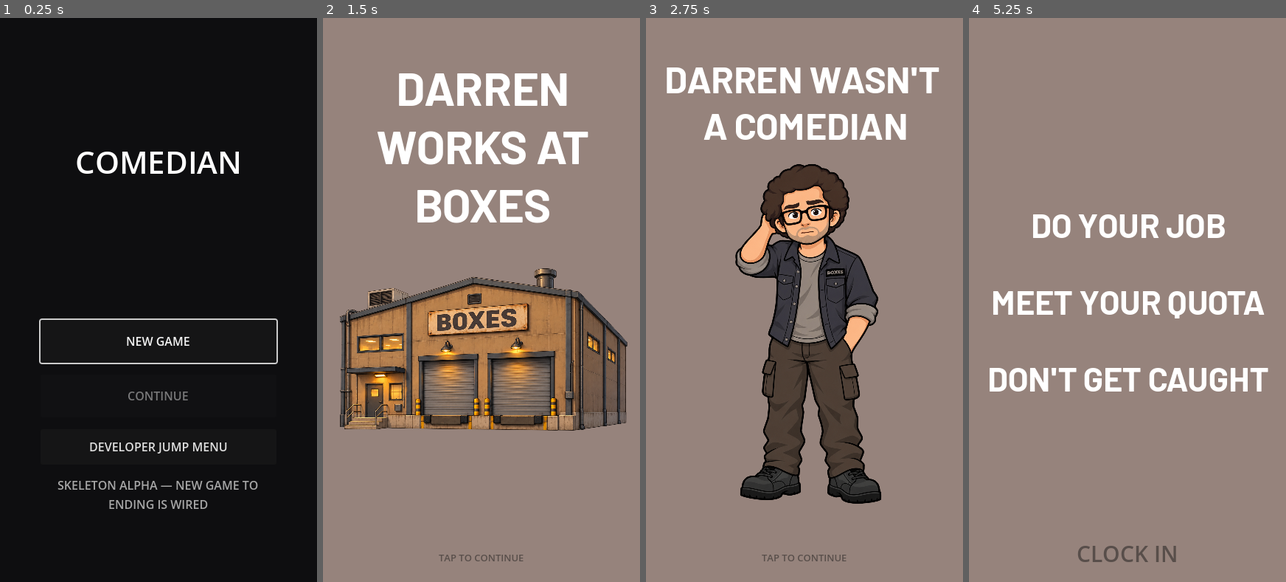
Above: before the commit, frames 1-4 (left to right).
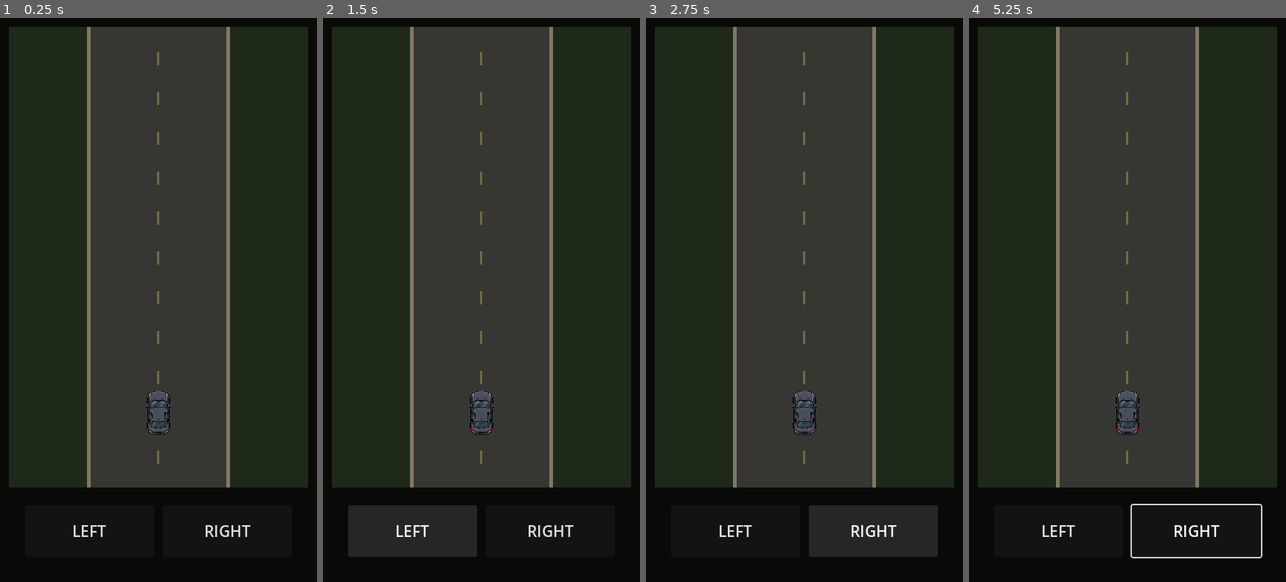
Above: after the commit, the same moments.

Repository: patrickcallahancomedy/comedian
Game: Godot game, scene res://scenes/drive/drive_module.tscn
Two runs of this game, one before a commit and one after it. Both use one fixed random seed, a clock stepped at 60 frames per second and the inputs below. Before the commit the project starts from res://scenes/core/main_menu.tscn.
Inputs (mouse positions are in pixels of both pictures, inside the frame that each line leads up to):
- Up to frame 1 (0.25 s): no input
- Up to frame 2 (1.5 s): click (481, 339) at 0.5 s, where only the run before the commit has a clickable "NEW GAME"; click (411, 531) at 1.25 s, where only the run after the commit has a clickable "LEFT"
- Up to frame 3 (2.75 s): click (874, 531) at 2 s, where only the run after the commit has a clickable "RIGHT"
- Up to frame 4 (5.25 s): tap Enter (ui_accept) at 2.75, 3.02, 3.5, 4.25, 5 s; move the mouse to (1197, 271) at 2.77 s; hold Right 2.78-3.5 s; click (1197, 271) at 2.92 s; drag from (1064, 328) to (1111, 412) at 3.52 s; move the mouse to (1159, 175) at 4.27 s; hold Right 4.28-5 s; drag from (1111, 412) to (1032, 215) at 5.02 s

The runs differ from the first frame. In frame 1, 71% of the frame differs, in the area x 2-98%, y 1-93%; in frame 2, 98%; in frame 3, 91%; in frame 4, 100%, in the area x 0-100%, y 0-100%.

Commit message:
Launch DRIVE directly for Step 1 testing

Diff:
--- a/godot/project.godot
+++ b/godot/project.godot
@@ -11,7 +11,7 @@
 [application]
 
 config/name="COMEDIAN"
-run/main_scene="res://scenes/core/main_menu.tscn"
+run/main_scene="res://scenes/drive/drive_module.tscn"
 config/features=PackedStringArray("4.7", "GL Compatibility")
 config/icon="res://icon.svg"
 
